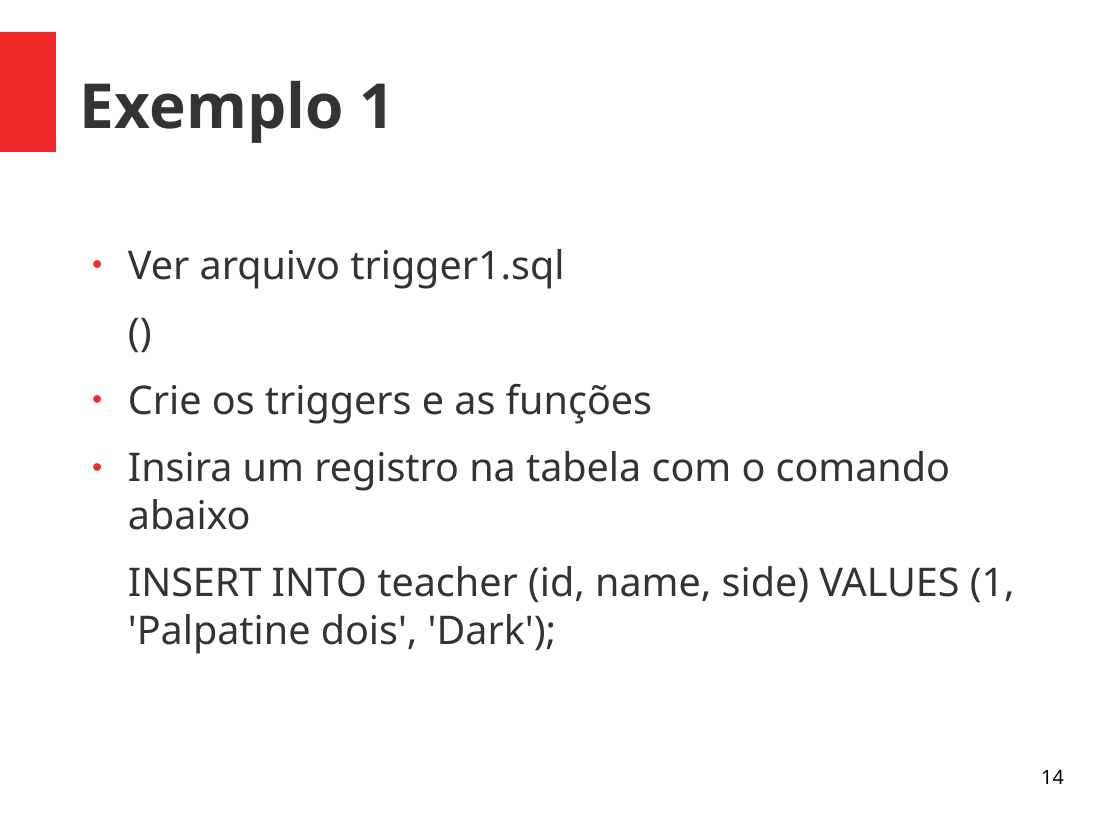
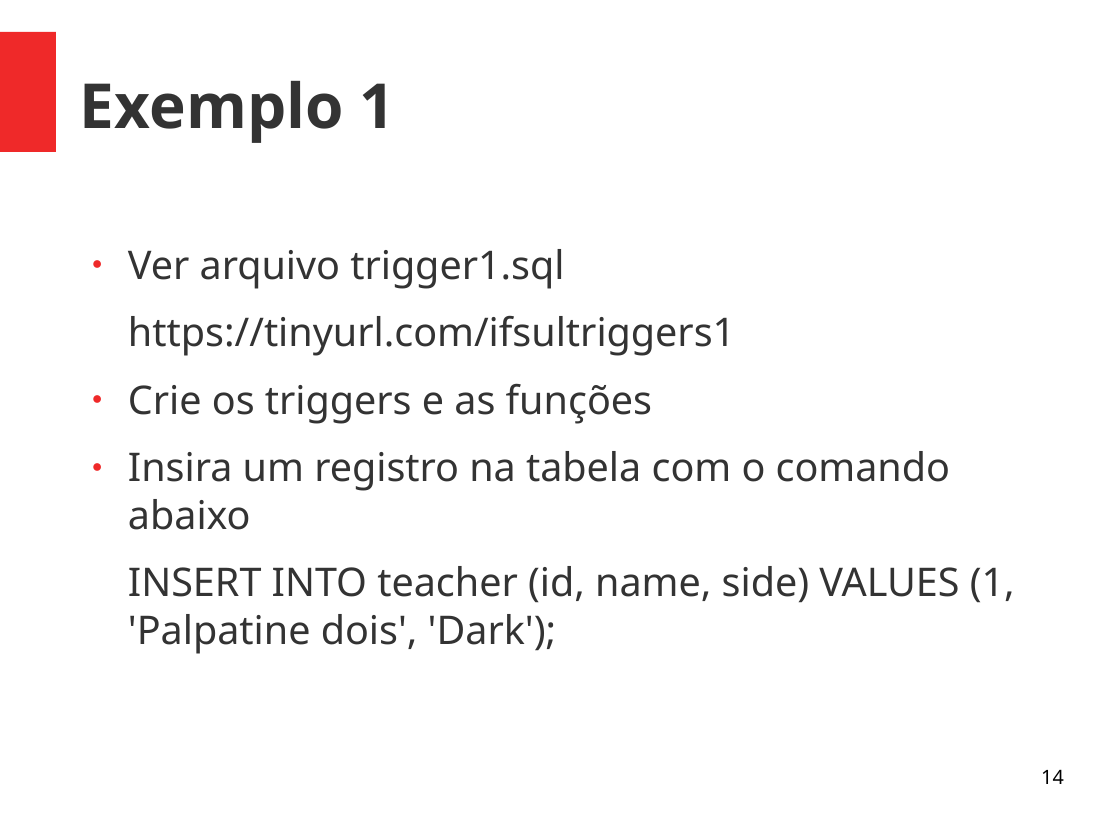
Before and after one commit to viniciusalveshax/aulas, a slide deck: slide 14 of banco-de-dados-2/10-triggers/bd2-triggers.odp. Drawn at 1120x840 pixels with LibreOffice and Linux fonts; fonts in the diff are those of the drawing. Boxes give left, top, right and bottom in pixels: in the first picture for what was removed or moved away, otherwise in the second. Text is boxed around its words. In the diff, an @@ line names an element or a change of style, - is before the commit and + after.

```diff
--- a/banco-de-dados-2/10-triggers/bd2-triggers.odp
+++ b/banco-de-dados-2/10-triggers/bd2-triggers.odp
@@ text at bbox=[128, 315, 735, 356]: text changed @@
-()
+https://tinyurl.com/ifsultriggers1
```
Also in this commit, not shown: 2 other slides changed, 4 slides removed, 1 other file.
